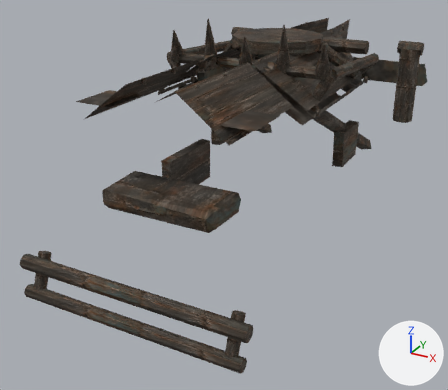
The glTF model public/assets/models/wasteland/kits/scarab.glb, before and after one commit.
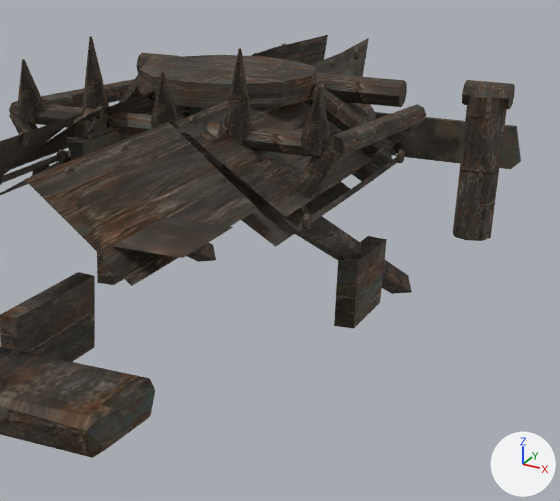
There are two pictures of each version: one whole from a 50 mm lens placed at (2.2, -4.76, 2.69), pointed at (-0.14, -0.51, 0.57), one close up on the part from 36% to 100% of the width and 0% to 65% of the height. The axes (+X, +Y, +Z) are drawn at lower right. The lights are the same throughout. The last two pictures show the newer version. Where no turn or scale is listed for an object, it has been applied to the vertices. Vertices at exactly the same position are counted once.

Names of what the first close-up shows: 'kit-cage-painted-metal', 'kit-crown-painted-metal', 'kit-full-plating-painted-metal', 'kit-plate-0-painted-metal', 'kit-plate-1-painted-metal', 'kit-plate-2-painted-metal', 'kit-raider-painted-metal', 'kit-saw-1-guard-painted-metal', 'kit-scrapper-painted-metal', 'kit-stack-0-painted-metal', 'kit-stack-1-painted-metal', 'kit-turret-mount-painted-metal', 'warlord-crossbar' and 4 more.
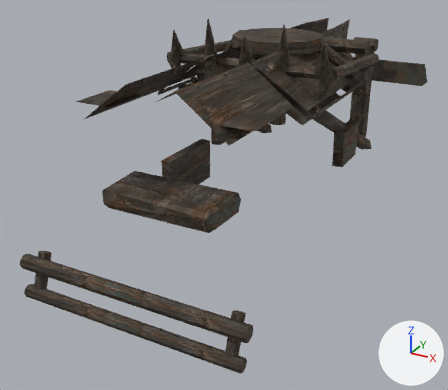
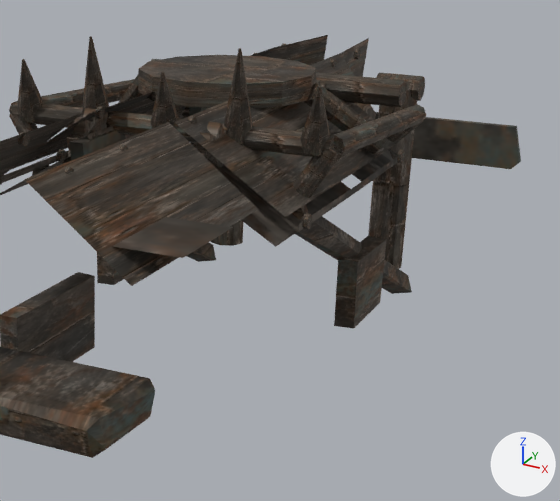
What differs and where, as boxes [x1, y1, x2, y2] in the close-ups (560 x 501 px; the box of a moved part takes in the faces that stretch with it):
'kit-stack-1-painted-metal', reshaped, moved (8% narrower, 22% taller): before [453, 80, 515, 241]; after [368, 73, 425, 269]
'kit-stack-0-painted-metal', moved: before [136, 53, 179, 71]; after [211, 220, 243, 246]
part 1 of me_cylinder_109, moved or reshaped: before [453, 95, 507, 241]; after [368, 90, 417, 269]

Patch to the scene script:
```diff
--- a/public/assets/models/wasteland/kits/scarab.glb.py
+++ b/public/assets/models/wasteland/kits/scarab.glb.py
@@ me_cylinder_109 @@
 # used by ob_kit_stack_1_painted_metal; location = (0.885, 1.262, 1.611)
 # before: 16 (0.0, 0.095, -0.7), 18 (0.067, 0.067, -0.7), 20 (0.095, 0.0, -0.7) at pixel (490, 238), 22 (0.067, -0.067, -0.7) at pixel (481, 240), 24 (0.0, -0.095, -0.7) at pixel (466, 240)
 # before: 26 (-0.067, -0.067, -0.7) at pixel (454, 237), 28 (-0.095, 0.0, -0.7) at pixel (452, 232), 30 (-0.067, 0.067, -0.7)
-me_cylinder_109.from_pydata(...)  # 32 vertices, 56 faces; spans x -0.11..0.11, y -0.095..0.095, z -0.7..0.06
+me_cylinder_109.from_pydata(...)  # 32 vertices, 56 faces; spans x -0.11..0.11, y -0.095..0.095, z -0.925..0.06
+# me_cylinder_109 part 1
+for i in [16, 18, 20, 22, 24, 26, 28, 30]: me_cylinder_109.vertices[i].co += Vector((0.0, 0.0, -0.225))
 me_cylinder_109.materials.append(mat_scuffed_iron___painted)
@@ ob_kit_stack_0_painted_metal @@
 ob_kit_stack_0_painted_metal = bpy.data.objects.new('kit-stack-0-painted-metal', me_cylinder_107)
-ob_kit_stack_0_painted_metal.location = (-0.885, 1.262, 1.611)
+ob_kit_stack_0_painted_metal.location = (-0.45, 1.262, 1.611)
@@ ob_kit_stack_1_painted_metal @@
 ob_kit_stack_1_painted_metal = bpy.data.objects.new('kit-stack-1-painted-metal', me_cylinder_109)
-ob_kit_stack_1_painted_metal.location = (0.885, 1.262, 1.611)
+ob_kit_stack_1_painted_metal.location = (0.45, 1.262, 1.611)
```
